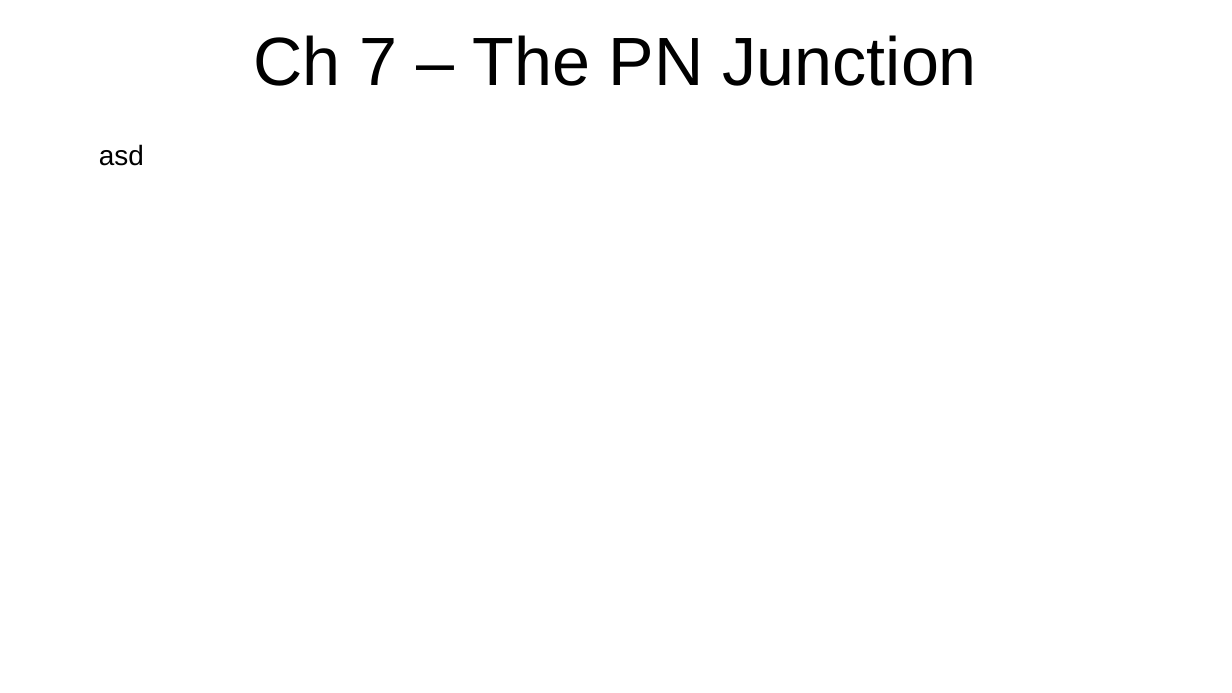
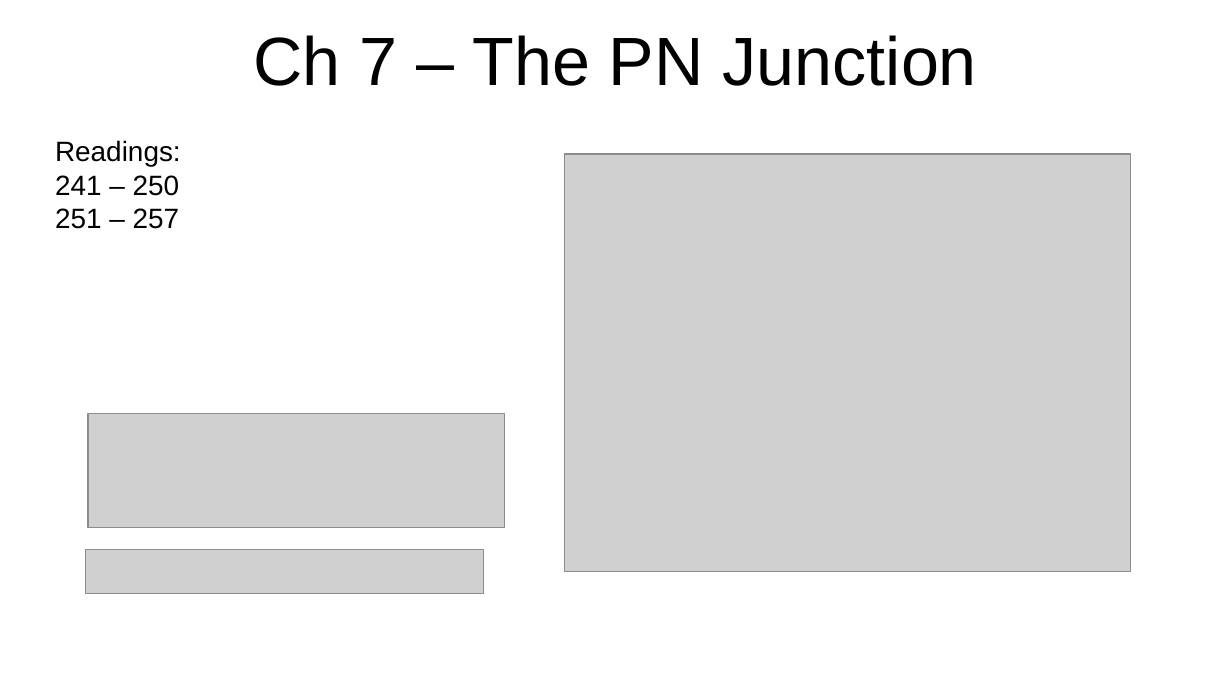
Before and after one commit to pilotingpete/eeo, a slide deck: slide 2 of eeo-331/eeo331-notes.odp (slide 1 before the commit). Drawn at 1232x693 pixels with LibreOffice and Linux fonts; fonts in the diff are those of the drawing; grey boxes stand for pictures. Boxes give left, top, right and bottom in pixels: in the first picture for what was removed or moved away, otherwise in the second. Text is boxed around its words. In the diff, an @@ line names an element or a change of style, - is before the commit and + after.

```diff
--- a/eeo-331/eeo331-notes.odp
+++ b/eeo-331/eeo331-notes.odp
@@ text added at [55,140,181,229], 18 pt, text #000000 @@
+Readings:
+241 – 250
+251 – 257
@@ text removed at [99,144,144,166] @@
-asd
@@ picture added at [565,154,1131,572] @@
@@ picture added at [88,414,505,528] @@
@@ picture added at [86,550,484,594] @@
```
Also in this commit, not shown: 3 slides added, 1 other file.
